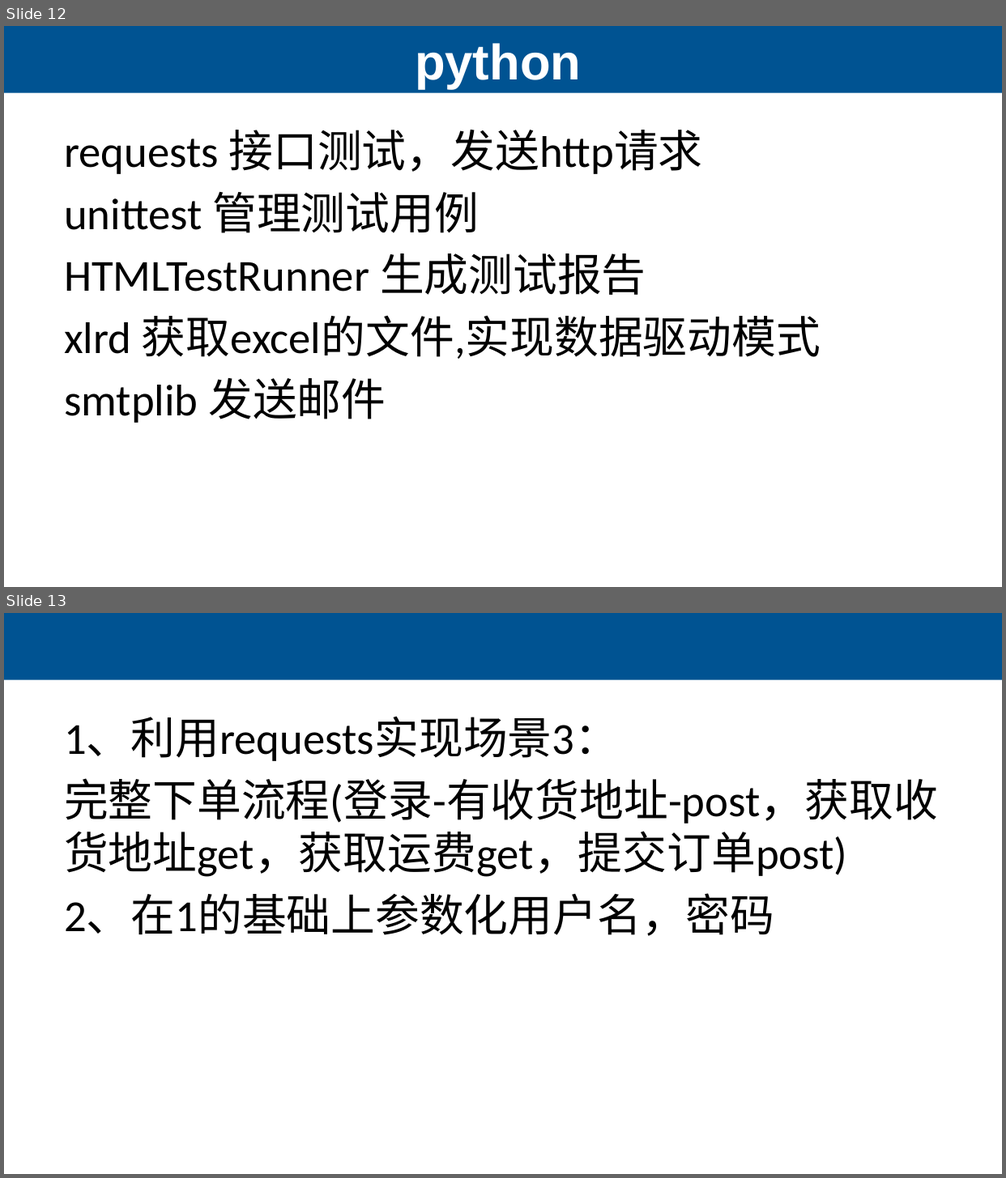
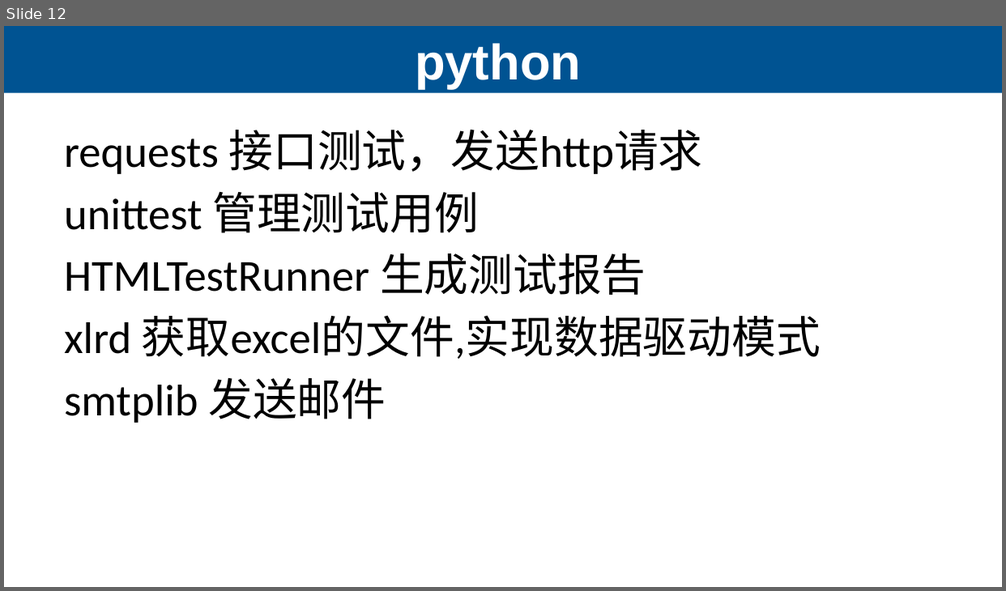
Before and after one commit to edu2act/course-interface-testing, a slide deck: materials/slides/ch10/基于Python的接口框架设计.pptx. Shown one above the other, each under a label of ours: slides 12 and 13 before the commit, slide 12 after it. The pictures are 1006x1178 and 1006x591 pixels, drawn with LibreOffice and Linux fonts; fonts in the diff are those of the drawing. Boxes give left, top, right and bottom in pixels: in the first picture for what was removed or moved away, otherwise in the second. Text is boxed around its words. In the diff, an @@ line names an element or a change of style, - is before the commit and + after.

```diff
--- a/materials/slides/ch10/基于Python的接口框架设计.pptx
+++ b/materials/slides/ch10/基于Python的接口框架设计.pptx
@@ slide 13 removed at [4,613,1002,1174], background #FFFFFF; not listed: 1 template element that a slide beside it also shows @@
@@ text removed at [64,717,938,936] @@
-1、利用requests实现场景3：
-完整下单流程(登录-有收货地址-post，获取收货地址get，获取运费get，提交订单post)
-2、在1的基础上参数化用户名，密码
```
Also in this commit, not shown: 1 slide changed, 50 other files.
